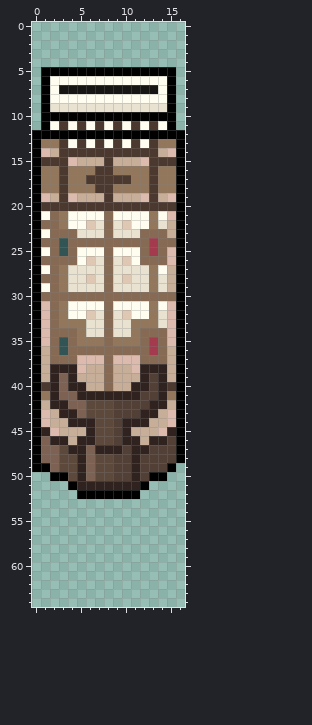
Sprite sheet: StarcourseDock/assets/parts/io_bay_left.png. The picture above is the old version.
The file is 17x65 pixels.
After the commit:
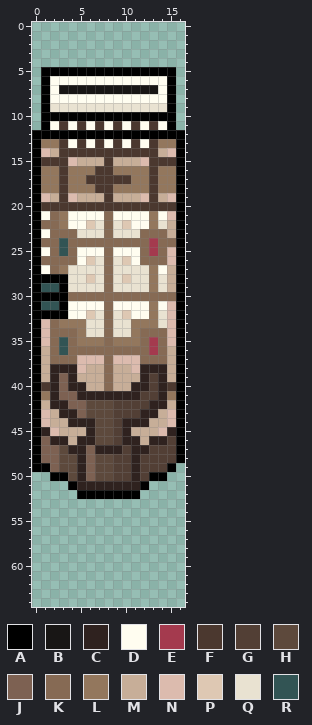
Palette (. is transparent): A #000000  B #181615  C #2f221f  D #fffdf0  E #a43a4e  F #4b382f  G #523f35  H #5d493c  J #7d6152  K #866a54  L #93775d  M #c7ae98  N #dcbbae  P #dec8b3  Q #e9e2d1  R #325454
The exact change:
y 28: x 1..3 KKL -> AAA
y 29: x 1..3 DKL -> RRA
y 30: x 1..3 KKK -> AAA
y 31: x 1..3 NKL -> RRA
y 32: x 1..3 NKL -> AAA
Boxes around the changes in both pictures, in picture pixels (x1, y1, x2, y2):
changed: (41, 274, 68, 319)
